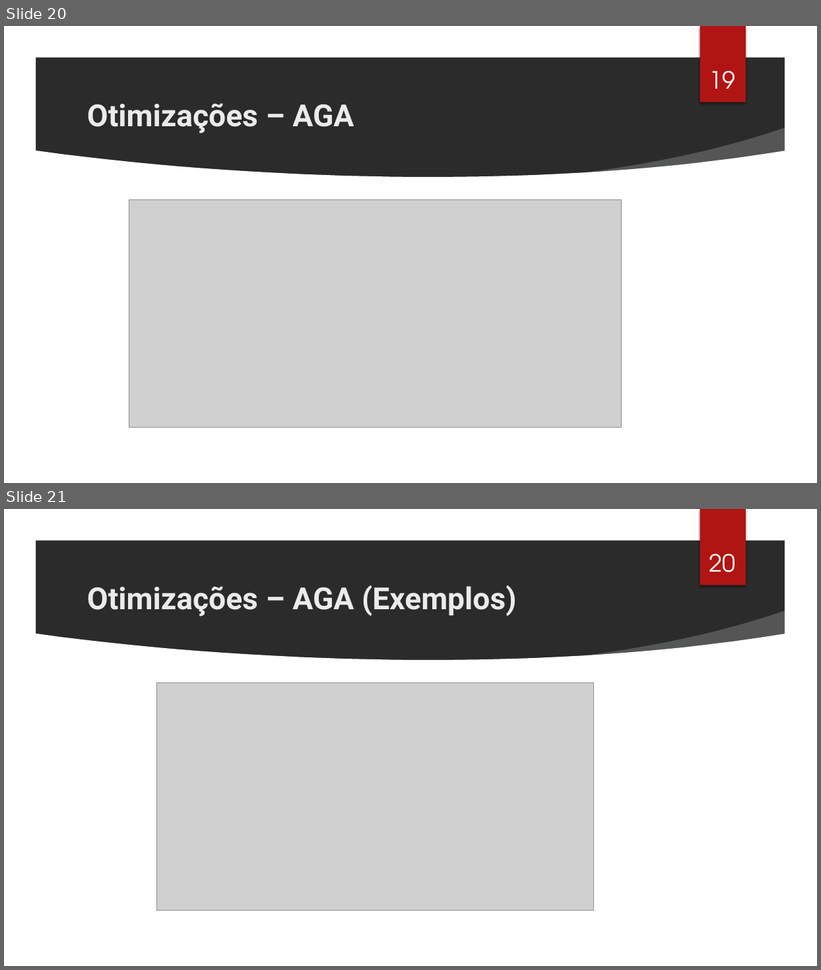
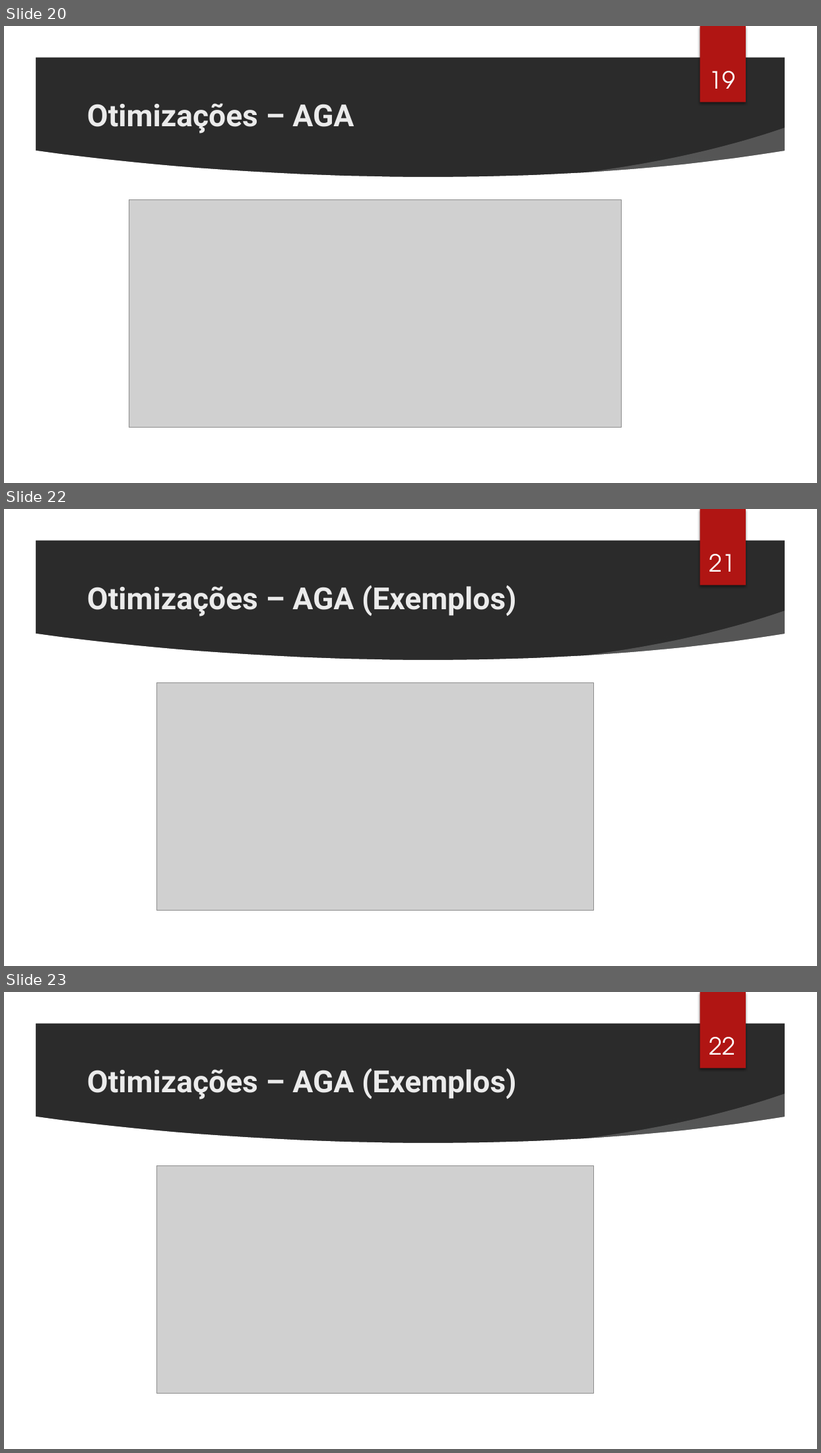
Before and after one commit to cassioss/genetics, a slide deck: presentations/TG2_Apresentacao_Cassio.pptx. Shown one above the other, each under a label of ours: slides 20 and 21 before the commit, slides 20, 22 and 23 after it; the slides between them are not shown. The pictures are 821x970 and 821x1453 pixels, drawn with LibreOffice and Linux fonts; fonts in the diff are those of the drawing; grey boxes stand for pictures; background and template pictures are left out; a plain dark background stands for a picture behind light text. Boxes give left, top, right and bottom in pixels: in the first picture for what was removed or moved away, otherwise in the second. Text is boxed around its words. In the diff, an @@ line names an element or a change of style, - is before the commit and + after.

Commit message:
Added last image for AGA presentation

```diff
--- a/presentations/TG2_Apresentacao_Cassio.pptx
+++ b/presentations/TG2_Apresentacao_Cassio.pptx
@@ slide 22 added at (4,509,817,966), background picture (left out); not listed: 7 template elements that a slide beside it also shows @@
@@ page number added at (710,554,736,572), 28 pt, text #FFFFFF @@
+21
@@ title added at (87,585,516,617), 36 pt, text #EBEBEB, bold @@
+Otimizações – AGA (Exemplos)
@@ picture added at (156,683,594,911) @@
@@ what was slide 21 is now slide 23 @@
@@ page number at (710,1037,736,1055): text changed @@
-20
+22
```
Also in this commit, not shown: 2 other slides added, 4 other files.
